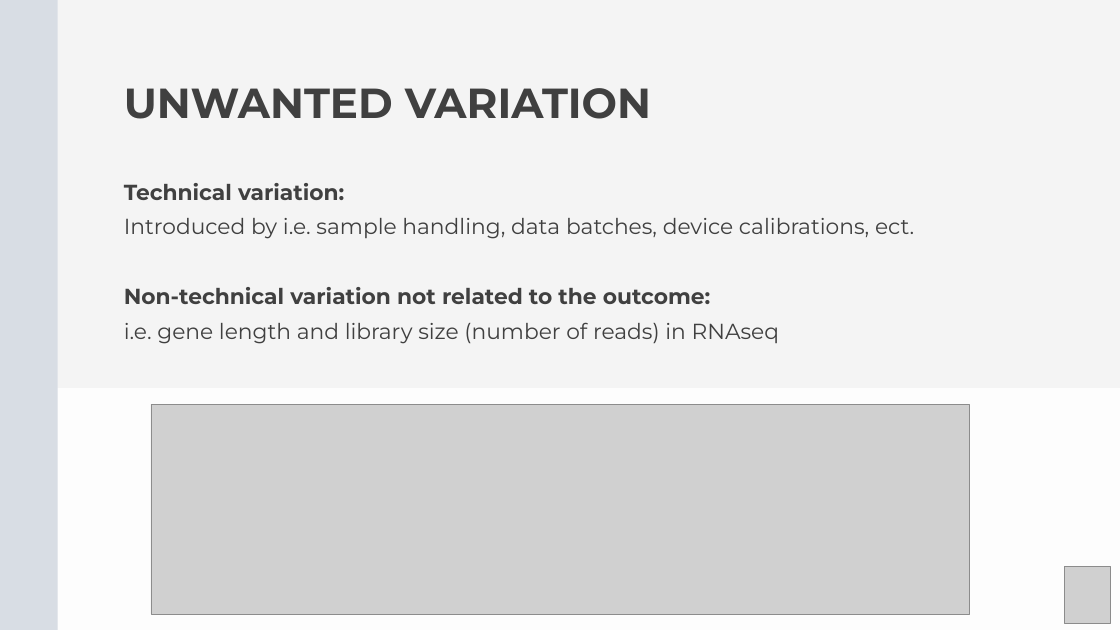
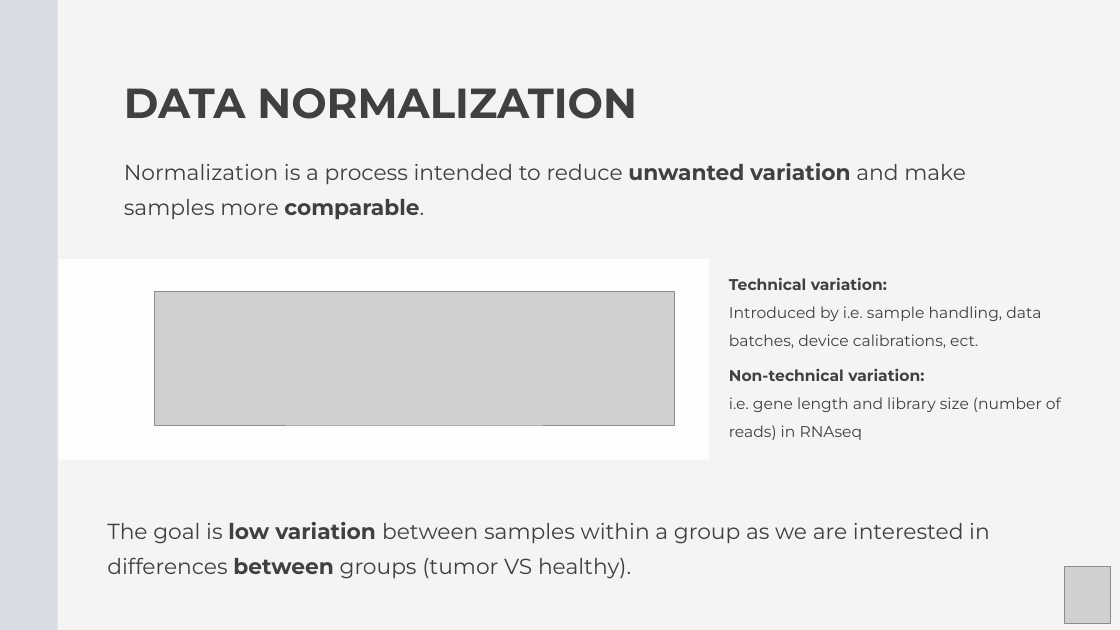
Before and after one commit to Center-for-Health-Data-Science/Foundations-of-Health-Data-Science, a slide deck: slide 27 of Slides/FHDS_Exploratory_Data_Analysis_Part2.pptx (slide 31 before the commit). Drawn at 1120x630 pixels with LibreOffice and Linux fonts; fonts in the diff are those of the drawing; grey boxes stand for pictures. Boxes give left, top, right and bottom in pixels: in the first picture for what was removed or moved away, otherwise in the second. Text is boxed around its words. In the diff, an @@ line names an element or a change of style, - is before the commit and + after.

```diff
--- a/Slides/FHDS_Exploratory_Data_Analysis_Part2.pptx
+++ b/Slides/FHDS_Exploratory_Data_Analysis_Part2.pptx
@@ text at bbox=[124, 88, 637, 119]: text changed @@
-UNWANTED VARIATION
+DATA NORMALIZATION
@@ text added at bbox=[124, 163, 966, 219], 28 pt, text #404040 @@
+Normalization is a process intended to reduce unwanted variation and make samples more comparable.
@@ freeform shape: place and size @@
-freeform shape at bbox=[58, 388, 1120, 630]
+freeform shape at bbox=[59, 259, 710, 459]
@@ text "Technical variation:": place and size @@
-text "Technical variation:" at bbox=[124, 183, 914, 344]
+text "Technical variation:" at bbox=[729, 278, 1061, 440]
@@ picture added at bbox=[154, 292, 674, 425] @@
@@ text at bbox=[729, 278, 1061, 440]: size 28 to 20 pt in "Technical variation:", "Introduced by i.e. sample handling, data batches, ...", "i.e. gene length and library size (number ..."; line spacing 44.8pt to 1.5 @@
@@ text at bbox=[729, 369, 924, 381]: text changed; size 28 to 20 pt @@
-Non-technical variation not related to the outcome:
+Non-technical variation:
@@ picture removed at bbox=[151, 404, 969, 614] @@
@@ text added at bbox=[107, 522, 990, 579], 28 pt, text #404040 @@
+The goal is low variation between samples within a group as we are interested in differences between groups (tumor VS healthy).
```
Also in this commit, not shown: 3 other slides changed, 3 slides added, 7 slides removed.
